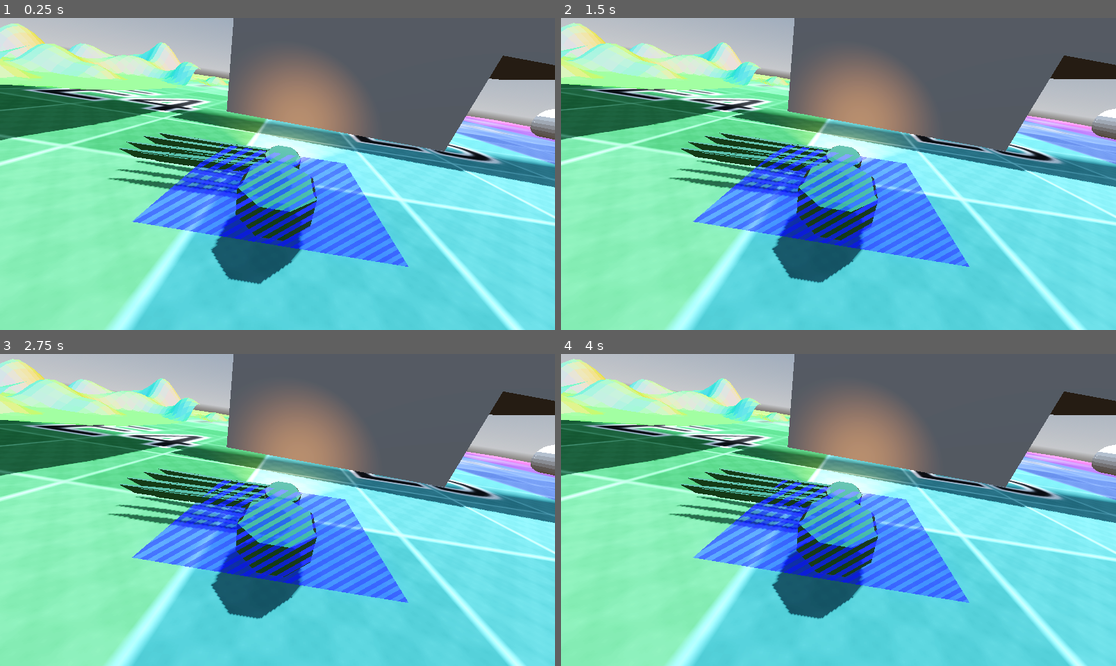
Above: before the commit, frames 1-4 (two rows, left to right).
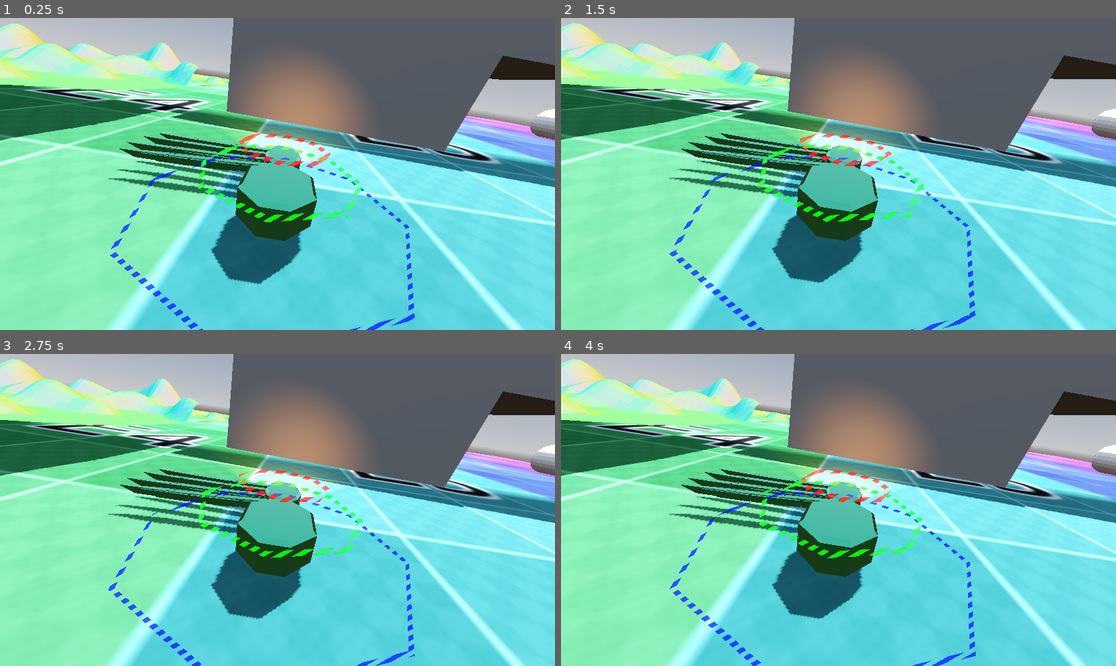
Above: after the commit, the same moments.

Repository: TeamName-FIOLTR/godotTrainJam
Game: Godot game, scene res://scenes/testTerrain/terrain.tscn
Two runs of this game, one before a commit and one after it. Both use one fixed random seed, a clock stepped at 60 frames per second and the inputs below.
Inputs:
- Up to frame 1 (0.25 s): no input
- Up to frame 2 (1.5 s): no input
- Up to frame 3 (2.75 s): no input
- Up to frame 4 (4 s): no input

The runs differ from the first frame. In frame 1, 9.6% of the frame differs, in the area x 19-75%, y 36-100%; in frame 2, 9.6%; in frame 3, 9.6%; in frame 4, 9.6%.

Commit message:
why did I invert it twice?

Diff:
--- a/scenes/levels/big_ol_level.tscn
+++ b/scenes/levels/big_ol_level.tscn
@@ -1,7 +1,8 @@
-[gd_scene load_steps=3 format=3 uid="uid://b63d8cw1l0sr5"]
+[gd_scene load_steps=4 format=3 uid="uid://b63d8cw1l0sr5"]
 
 [ext_resource type="PackedScene" uid="uid://deu0i2b5y80e2" path="res://scenes/train/bigoltrainlevel.tscn" id="1_85brr"]
 [ext_resource type="PackedScene" uid="uid://b3p3fr6cu55p3" path="res://scenes/spidorIK/ikTest.tscn" id="2_3lp4n"]
+[ext_resource type="PackedScene" uid="uid://dnjm5s6grex5q" path="res://assets/models/coke_bottle.glb" id="3_oixme"]
 
 [node name="Big Ol Level" type="Node3D"]
 
@@ -9,3 +10,6 @@
 
 [node name="Spidor" parent="." instance=ExtResource("2_3lp4n")]
 transform = Transform3D(1.00776, 0, 0, 0, 1.00776, 0, 0, 0, 1.00776, -579.116, 1017.88, 631.201)
+
+[node name="coke_bottle" parent="." instance=ExtResource("3_oixme")]
+transform = Transform3D(-0.14767, 0.962862, -0.226034, -0.526623, -0.269996, -0.806084, -0.837175, 0, 0.546935, -733.375, 1068.9, 377.002)
--- a/scenes/spidorIK/ikSpider.gd
+++ b/scenes/spidorIK/ikSpider.gd
@@ -187,7 +187,7 @@
 	prev_rotation_distance = rotation_distance
 	rotation_distance += input_rotation * delta
 	target_basis = target_basis.rotated(target_basis.y,input_rotation*delta*rotation_speed)
-	var local_velocity = (global_transform.affine_inverse().basis.inverse()*velocity).normalized()
+	var local_velocity = (global_transform.basis.inverse()*velocity).normalized()
 	raycasts.rotation.z = -(sigmoid(local_velocity.x) - 0.5)*2
 	raycasts.rotation.x = -(sigmoid(-local_velocity.z) - 0.5)*2
 func _input(event):
--- a/scenes/spidorIK/ikTest.tscn
+++ b/scenes/spidorIK/ikTest.tscn
@@ -1,8 +1,9 @@
-[gd_scene load_steps=12 format=3 uid="uid://b3p3fr6cu55p3"]
+[gd_scene load_steps=16 format=3 uid="uid://b3p3fr6cu55p3"]
 
 [ext_resource type="PackedScene" uid="uid://bmtcnronfxufy" path="res://assets/models/mainspiderthingig.glb" id="1_buafi"]
 [ext_resource type="Script" path="res://scenes/spidorIK/ikSpider.gd" id="1_c15jh"]
 [ext_resource type="PackedScene" uid="uid://bepaluowuy0co" path="res://scenes/spidorIK/spider_leg_selection.tscn" id="2_2uwge"]
+[ext_resource type="PackedScene" uid="uid://bwmtpcc11kyp8" path="res://raycasts.tscn" id="3_r0h5s"]
 [ext_resource type="Shader" uid="uid://c1affo78f5dak" path="res://scenes/spidorIK/ughwhenmakeuniquerecursivedoesnotmakeuniquerecursivethankyougodotgameengineverycoolanduseful.tres" id="6_2unrk"]
 [ext_resource type="Shader" uid="uid://cgk0mrlo428i5" path="res://scenes/spidorIK/planetestmaterial.tres" id="6_idl1e"]
 
@@ -18,16 +19,42 @@
 emission = Color(1, 0.415686, 0, 1)
 emission_energy_multiplier = 7.82
 
+[sub_resource type="ShaderMaterial" id="ShaderMaterial_00plw"]
+resource_local_to_scene = true
+render_priority = 0
+shader = ExtResource("6_idl1e")
+shader_parameter/Front_Face_Color = Color(1, 0, 0, 1)
+shader_parameter/Back_Face_Color = Color(1, 0, 0, 1)
+
+[sub_resource type="ShaderMaterial" id="ShaderMaterial_e1nnx"]
+resource_local_to_scene = true
+render_priority = 0
+shader = ExtResource("6_idl1e")
+shader_parameter/Front_Face_Color = Color(0, 1, 0, 1)
+shader_parameter/Back_Face_Color = Color(0, 1, 0, 1)
+
+[sub_resource type="ShaderMaterial" id="ShaderMaterial_qaq5v"]
+resource_local_to_scene = true
+render_priority = 0
+shader = ExtResource("6_idl1e")
+shader_parameter/Front_Face_Color = Color(0, 0, 1, 1)
+shader_parameter/Back_Face_Color = Color(0, 0, 1, 1)
+
 [sub_resource type="ShaderMaterial" id="ShaderMaterial_sb71f"]
 render_priority = 0
 shader = ExtResource("6_2unrk")
+shader_parameter/Front_Face_Color = Color(0, 0, 1, 1)
+shader_parameter/Back_Face_Color = Color(1, 0, 0, 1)
 
 [sub_resource type="PlaneMesh" id="PlaneMesh_5pv0p"]
 size = Vector2(30, 30)
 
 [sub_resource type="ShaderMaterial" id="ShaderMaterial_tpdje"]
+resource_local_to_scene = true
 render_priority = 0
 shader = ExtResource("6_idl1e")
+shader_parameter/Front_Face_Color = Color(0, 0, 1, 1)
+shader_parameter/Back_Face_Color = Color(1, 0, 0, 1)
 
 [sub_resource type="PlaneMesh" id="PlaneMesh_stuur"]
 size = Vector2(30, 30)
@@ -43,6 +70,8 @@
 leg_offset = 0.4
 movement_speed = 45.0
 rotation_speed = 5.0
+
+[node name="raycasts2" parent="." instance=ExtResource("3_r0h5s")]
 
 [node name="cam" type="Marker3D" parent="."]
 transform = Transform3D(-1, 0, -8.74228e-08, 0, 1, 0, 8.74228e-08, 0, -1, 0, 0, 0)
@@ -72,7 +101,26 @@
 
 [node name="raycasts" type="Node3D" parent="."]
 
+[node name="CSGTorus3D" type="CSGTorus3D" parent="raycasts"]
+transform = Transform3D(1, 0, 0, 0, 1, 0, 0, 0, 1, 0, 6.24593, 0)
+material_override = SubResource("ShaderMaterial_00plw")
+inner_radius = 6.80323
+outer_radius = 7.49025
+
+[node name="CSGTorus3D2" type="CSGTorus3D" parent="raycasts"]
+transform = Transform3D(0.998687, 0, -0.0512205, 0, 1, 0, 0.0512205, 0, 0.998687, 0, 2.03156, 0)
+material_override = SubResource("ShaderMaterial_e1nnx")
+inner_radius = 13.0583
+outer_radius = 13.8333
+
+[node name="CSGTorus3D3" type="CSGTorus3D" parent="raycasts"]
+transform = Transform3D(0.998687, 0, -0.0512205, 0, 1, 0, 0.0512205, 0, 0.998687, 0, -4.28315, 0)
+material_override = SubResource("ShaderMaterial_qaq5v")
+inner_radius = 23.2733
+outer_radius = 23.852
+
 [node name="TestPlane" type="Marker3D" parent="."]
+visible = false
 
 [node name="NotTestPlaneDontAsk" type="CSGMesh3D" parent="TestPlane"]
 layers = 31
--- a/scenes/spidorIK/planetestmaterial.tres
+++ b/scenes/spidorIK/planetestmaterial.tres
@@ -32,6 +32,16 @@
 op_type = 0
 operator = 2
 
+[sub_resource type="VisualShaderNodeColorParameter" id="VisualShaderNodeColorParameter_25thg"]
+parameter_name = "Front_Face_Color"
+default_value_enabled = true
+default_value = Color(0, 0, 1, 1)
+
+[sub_resource type="VisualShaderNodeColorParameter" id="VisualShaderNodeColorParameter_t4ixk"]
+parameter_name = "Back_Face_Color"
+default_value_enabled = true
+default_value = Color(1, 0, 0, 1)
+
 [sub_resource type="VisualShaderNodeSwitch" id="VisualShaderNodeSwitch_yh5mr"]
 default_input_values = [0, false, 1, Vector3(1, 1, 1), 2, Vector3(0, 0, 0)]
 op_type = 4
@@ -46,9 +56,12 @@
 constant = 0.5
 
 [resource]
+resource_local_to_scene = true
 code = "shader_type spatial;
 render_mode blend_mix, depth_draw_never, cull_disabled, diffuse_lambert, specular_schlick_ggx, depth_test_disabled;
 
+uniform vec4 Front_Face_Color : source_color = vec4(0.000000, 0.000000, 1.000000, 1.000000);
+uniform vec4 Back_Face_Color : source_color = vec4(1.000000, 0.000000, 0.000000, 1.000000);
 
 
 
@@ -57,17 +70,17 @@
 	bool n_out2p0 = FRONT_FACING;
 
 
-// ColorConstant:4
-	vec4 n_out4p0 = vec4(0.000000, 0.000000, 1.000000, 1.000000);
+// ColorParameter:21
+	vec4 n_out21p0 = Front_Face_Color;
 
 
-// ColorConstant:5
-	vec4 n_out5p0 = vec4(1.000000, 0.000000, 0.000000, 1.000000);
+// ColorParameter:22
+	vec4 n_out22p0 = Back_Face_Color;
 
 
 	vec3 n_out3p0;
 // Switch:3
-	n_out3p0 = mix(vec3(n_out5p0.xyz), vec3(n_out4p0.xyz), float(n_out2p0));
+	n_out3p0 = mix(vec3(n_out22p0.xyz), vec3(n_out21p0.xyz), float(n_out2p0));
 
 
 // Input:13
@@ -124,7 +137,7 @@
 
 }
 "
-graph_offset = Vector2(-674.646, -106.166)
+graph_offset = Vector2(-193.601, 175.501)
 modes/depth_draw = 2
 modes/cull = 2
 flags/depth_test_disabled = true
@@ -136,7 +149,7 @@
 nodes/fragment/4/node = SubResource("VisualShaderNodeColorConstant_twbvj")
 nodes/fragment/4/position = Vector2(20, 280)
 nodes/fragment/5/node = SubResource("VisualShaderNodeColorConstant_euf3x")
-nodes/fragment/5/position = Vector2(30, 290)
+nodes/fragment/5/position = Vector2(40, 340)
 nodes/fragment/6/node = SubResource("VisualShaderNodeFloatConstant_70sw2")
 nodes/fragment/6/position = Vector2(180, 340)
 nodes/fragment/11/node = SubResource("VisualShaderNodeFloatConstant_qty8c")
@@ -159,4 +172,8 @@
 nodes/fragment/19/position = Vector2(140, 580)
 nodes/fragment/20/node = SubResource("VisualShaderNodeVectorOp_psnhu")
 nodes/fragment/20/position = Vector2(-880, 480)
-nodes/fragment/connections = PackedInt32Array(2, 0, 3, 0, 4, 0, 3, 1, 5, 0, 3, 2, 3, 0, 0, 5, 3, 0, 0, 0, 14, 0, 15, 0, 14, 1, 15, 1, 17, 0, 16, 1, 15, 0, 16, 0, 16, 0, 18, 0, 18, 0, 19, 0, 19, 0, 12, 0, 11, 0, 12, 1, 13, 0, 20, 0, 20, 0, 14, 0, 12, 0, 0, 1)
+nodes/fragment/21/node = SubResource("VisualShaderNodeColorParameter_25thg")
+nodes/fragment/21/position = Vector2(-220, 280)
+nodes/fragment/22/node = SubResource("VisualShaderNodeColorParameter_t4ixk")
+nodes/fragment/22/position = Vector2(-212.5, 287.5)
+nodes/fragment/connections = PackedInt32Array(2, 0, 3, 0, 3, 0, 0, 5, 3, 0, 0, 0, 14, 0, 15, 0, 14, 1, 15, 1, 17, 0, 16, 1, 15, 0, 16, 0, 16, 0, 18, 0, 18, 0, 19, 0, 19, 0, 12, 0, 11, 0, 12, 1, 13, 0, 20, 0, 20, 0, 14, 0, 12, 0, 0, 1, 21, 0, 3, 1, 22, 0, 3, 2)
--- a/scenes/spidorIK/ughwhenmakeuniquerecursivedoesnotmakeuniquerecursivethankyougodotgameengineverycoolanduseful.tres
+++ b/scenes/spidorIK/ughwhenmakeuniquerecursivedoesnotmakeuniquerecursivethankyougodotgameengineverycoolanduseful.tres
@@ -19,18 +19,22 @@
 op_type = 0
 operator = 2
 
+[sub_resource type="VisualShaderNodeColorParameter" id="VisualShaderNodeColorParameter_hyejk"]
+parameter_name = "Front_Face_Color"
+default_value_enabled = true
+default_value = Color(0, 0, 1, 1)
+
+[sub_resource type="VisualShaderNodeColorParameter" id="VisualShaderNodeColorParameter_uifco"]
+parameter_name = "Back_Face_Color"
+default_value_enabled = true
+default_value = Color(1, 0, 0, 1)
+
 [sub_resource type="VisualShaderNodeInput" id="VisualShaderNodeInput_8vrps"]
 input_name = "front_facing"
 
 [sub_resource type="VisualShaderNodeSwitch" id="VisualShaderNodeSwitch_hnwcb"]
 default_input_values = [0, false, 1, Vector3(1, 1, 1), 2, Vector3(0, 0, 0)]
 op_type = 4
-
-[sub_resource type="VisualShaderNodeColorConstant" id="VisualShaderNodeColorConstant_gmm1b"]
-constant = Color(0, 0, 1, 1)
-
-[sub_resource type="VisualShaderNodeColorConstant" id="VisualShaderNodeColorConstant_07mk4"]
-constant = Color(1, 0, 0, 1)
 
 [sub_resource type="VisualShaderNodeFloatConstant" id="VisualShaderNodeFloatConstant_fgneo"]
 constant = 0.5
@@ -46,6 +50,8 @@
 code = "shader_type spatial;
 render_mode blend_mix, depth_draw_opaque, cull_back, diffuse_lambert, specular_schlick_ggx;
 
+uniform vec4 Front_Face_Color : source_color = vec4(0.000000, 0.000000, 1.000000, 1.000000);
+uniform vec4 Back_Face_Color : source_color = vec4(1.000000, 0.000000, 0.000000, 1.000000);
 
 
 
@@ -54,17 +60,17 @@
 	bool n_out2p0 = FRONT_FACING;
 
 
-// ColorConstant:4
-	vec4 n_out4p0 = vec4(0.000000, 0.000000, 1.000000, 1.000000);
+// ColorParameter:16
+	vec4 n_out16p0 = Front_Face_Color;
 
 
-// ColorConstant:5
-	vec4 n_out5p0 = vec4(1.000000, 0.000000, 0.000000, 1.000000);
+// ColorParameter:17
+	vec4 n_out17p0 = Back_Face_Color;
 
 
 	vec3 n_out3p0;
 // Switch:3
-	n_out3p0 = mix(vec3(n_out5p0.xyz), vec3(n_out4p0.xyz), float(n_out2p0));
+	n_out3p0 = mix(vec3(n_out17p0.xyz), vec3(n_out16p0.xyz), float(n_out2p0));
 
 
 // FloatConstant:6
@@ -78,15 +84,11 @@
 
 }
 "
-graph_offset = Vector2(-599.822, 55.6142)
+graph_offset = Vector2(-1351.34, 306.627)
 nodes/fragment/2/node = SubResource("VisualShaderNodeInput_8vrps")
 nodes/fragment/2/position = Vector2(-1340, 260)
 nodes/fragment/3/node = SubResource("VisualShaderNodeSwitch_hnwcb")
 nodes/fragment/3/position = Vector2(-900, 340)
-nodes/fragment/4/node = SubResource("VisualShaderNodeColorConstant_gmm1b")
-nodes/fragment/4/position = Vector2(-1080, 420)
-nodes/fragment/5/node = SubResource("VisualShaderNodeColorConstant_07mk4")
-nodes/fragment/5/position = Vector2(-1080, 520)
 nodes/fragment/6/node = SubResource("VisualShaderNodeFloatConstant_fgneo")
 nodes/fragment/6/position = Vector2(-700, 440)
 nodes/fragment/7/node = SubResource("VisualShaderNodeSwitch_wr5vb")
@@ -107,4 +109,8 @@
 nodes/fragment/14/position = Vector2(100, 860)
 nodes/fragment/15/node = SubResource("VisualShaderNodeVectorOp_oyxij")
 nodes/fragment/15/position = Vector2(-900, 760)
-nodes/fragment/connections = PackedInt32Array(2, 0, 3, 0, 4, 0, 3, 1, 5, 0, 3, 2, 9, 0, 10, 0, 9, 1, 10, 1, 12, 0, 11, 1, 10, 0, 11, 0, 11, 0, 13, 0, 13, 0, 14, 0, 14, 0, 7, 0, 6, 0, 7, 1, 8, 0, 15, 0, 15, 0, 9, 0, 3, 0, 0, 0, 6, 0, 0, 1)
+nodes/fragment/16/node = SubResource("VisualShaderNodeColorParameter_hyejk")
+nodes/fragment/16/position = Vector2(-1300, 400)
+nodes/fragment/17/node = SubResource("VisualShaderNodeColorParameter_uifco")
+nodes/fragment/17/position = Vector2(-1320, 460)
+nodes/fragment/connections = PackedInt32Array(2, 0, 3, 0, 9, 0, 10, 0, 9, 1, 10, 1, 12, 0, 11, 1, 10, 0, 11, 0, 11, 0, 13, 0, 13, 0, 14, 0, 14, 0, 7, 0, 6, 0, 7, 1, 8, 0, 15, 0, 15, 0, 9, 0, 3, 0, 0, 0, 6, 0, 0, 1, 16, 0, 3, 1, 17, 0, 3, 2)
--- a/scenes/train/train_floor.tres
+++ b/scenes/train/train_floor.tres
@@ -36,7 +36,6 @@
 
 }
 "
-graph_offset = Vector2(281.82, 149.658)
 nodes/fragment/2/node = SubResource("VisualShaderNodeFloatConstant_xacy3")
 nodes/fragment/2/position = Vector2(240, 220)
 nodes/fragment/3/node = SubResource("VisualShaderNodeFloatConstant_vmfks")
--- a/scenes/train/train_windows.tres
+++ b/scenes/train/train_windows.tres
@@ -44,7 +44,6 @@
 
 }
 "
-graph_offset = Vector2(110.665, 131.678)
 nodes/fragment/2/node = SubResource("VisualShaderNodeFloatConstant_3vki2")
 nodes/fragment/2/position = Vector2(160, 220)
 nodes/fragment/3/node = SubResource("VisualShaderNodeColorConstant_i11ge")
--- a/scenes/train/trainlights.tres
+++ b/scenes/train/trainlights.tres
@@ -40,7 +40,6 @@
 
 }
 "
-graph_offset = Vector2(238.941, 182.353)
 nodes/fragment/0/position = Vector2(520, 140)
 nodes/fragment/2/node = SubResource("VisualShaderNodeColorConstant_qj7a4")
 nodes/fragment/2/position = Vector2(240, 160)
--- a/scenes/train/trainlightslights.tres
+++ b/scenes/train/trainlightslights.tres
@@ -40,7 +40,6 @@
 
 }
 "
-graph_offset = Vector2(50.0528, 156.376)
 nodes/fragment/0/position = Vector2(660, 180)
 nodes/fragment/2/node = SubResource("VisualShaderNodeColorConstant_1r3mk")
 nodes/fragment/2/position = Vector2(240, 160)
--- a/scenes/train/trainwalkwaythingy.tres
+++ b/scenes/train/trainwalkwaythingy.tres
@@ -28,7 +28,6 @@
 
 }
 "
-graph_offset = Vector2(188.487, 186.168)
 nodes/fragment/2/node = SubResource("VisualShaderNodeColorConstant_d8wqj")
 nodes/fragment/2/position = Vector2(180, 200)
 nodes/fragment/3/node = SubResource("VisualShaderNodeFloatConstant_t2ist")
Not shown: 1 places in scenes/spidorIK/planetestmaterial.tres that only renumber resources
